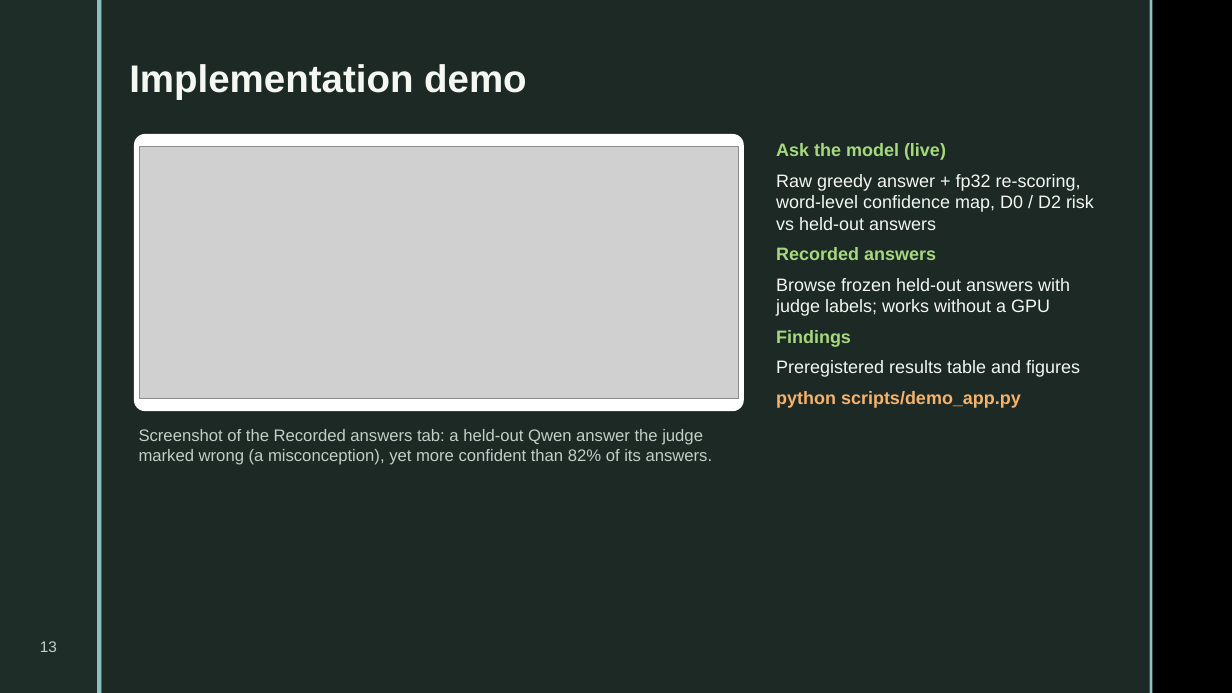
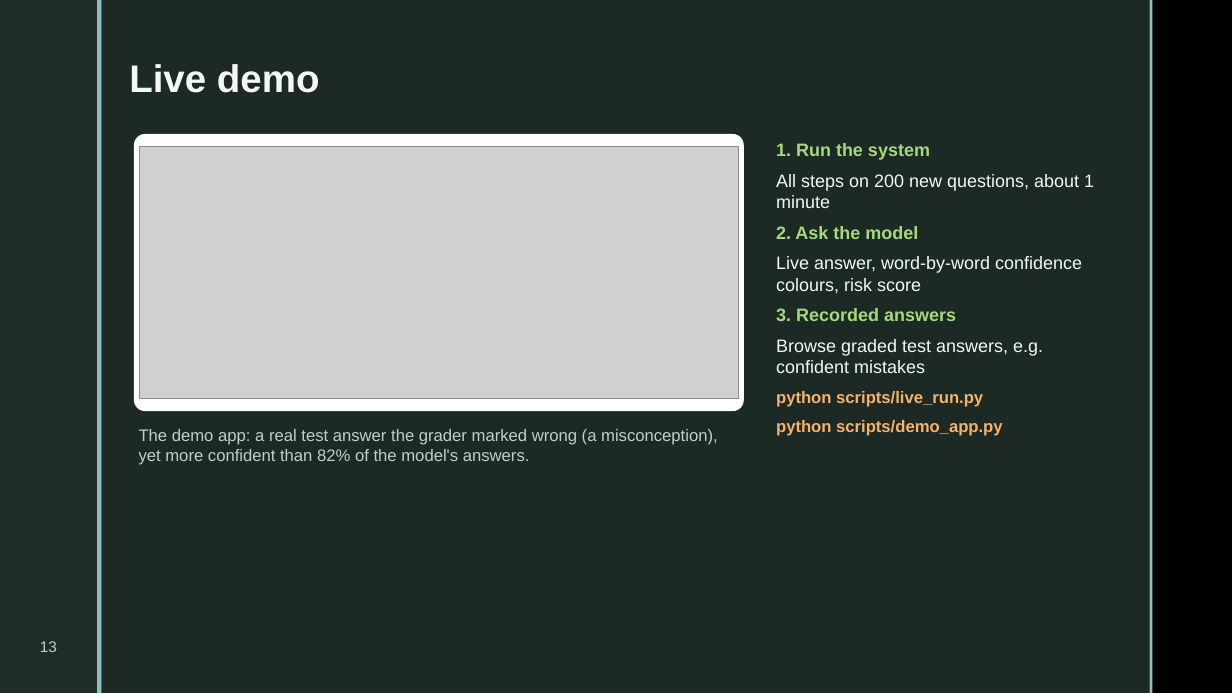
Before and after one commit to gouthamkrishna404/hallucination-detection, a slide deck: slide 13 of presentation/DA3_Hallucination_Detection.pptx. Drawn at 1232x693 pixels with LibreOffice and Linux fonts; fonts in the diff are those of the drawing; grey boxes stand for pictures; background and template pictures are left out. Boxes give left, top, right and bottom in pixels: in the first picture for what was removed or moved away, otherwise in the second. Text is boxed around its words. In the diff, an @@ line names an element or a change of style, - is before the commit and + after.

```diff
--- a/presentation/DA3_Hallucination_Detection.pptx
+++ b/presentation/DA3_Hallucination_Detection.pptx
@@ text at [129, 64, 320, 93]: text changed @@
-Implementation demo
+Live demo
@@ text at [776, 143, 1094, 407]: text changed @@
-Ask the model (live)
-Raw greedy answer + fp32 re-scoring, word-level confidence map, D0 / D2 risk vs held-out answers
-Recorded answers
-Browse frozen held-out answers with judge labels; works without a GPU
-Findings
-Preregistered results table and figures
+1. Run the system
+All steps on 200 new questions, about 1 minute
+2. Ask the model
+Live answer, word-by-word confidence colours, risk score
+3. Recorded answers
+Browse graded test answers, e.g. confident mistakes
+python scripts/live_run.py
@@ text at [139, 429, 718, 465]: text changed @@
-Screenshot of the Recorded answers tab: a held-out Qwen answer the judge marked wrong (a misconception), yet more confident than 82% of its answers.
+The demo app: a real test answer the grader marked wrong (a misconception), yet more confident than 82% of the model's answers.
@@ text at [776, 420, 1002, 436]: size 14 to 13 pt in "python scripts/demo_app.py" @@
```
Also in this commit, not shown: 14 other slides changed, 1 slide added, 1 slide removed, 6 other files.
